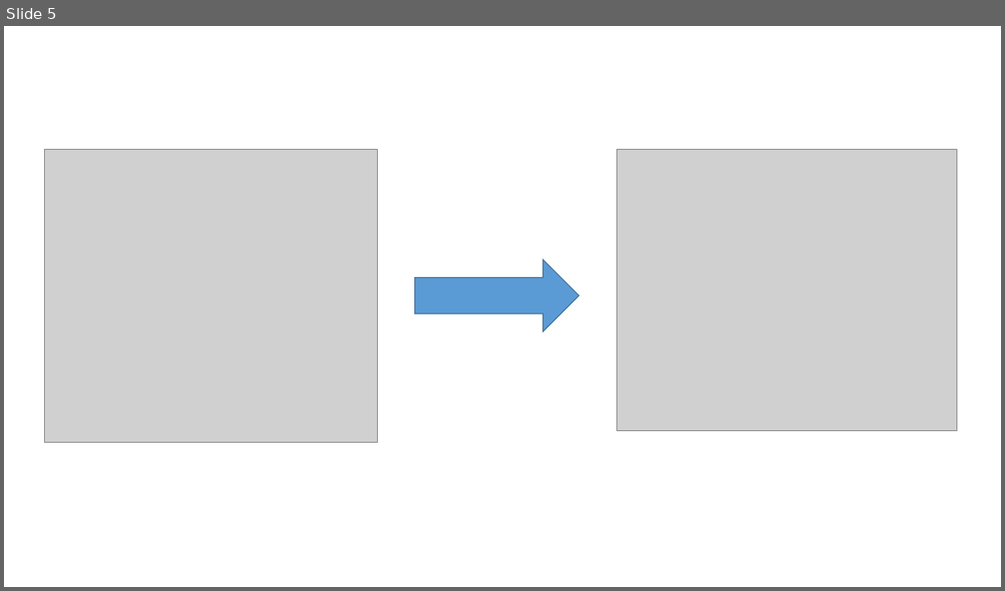
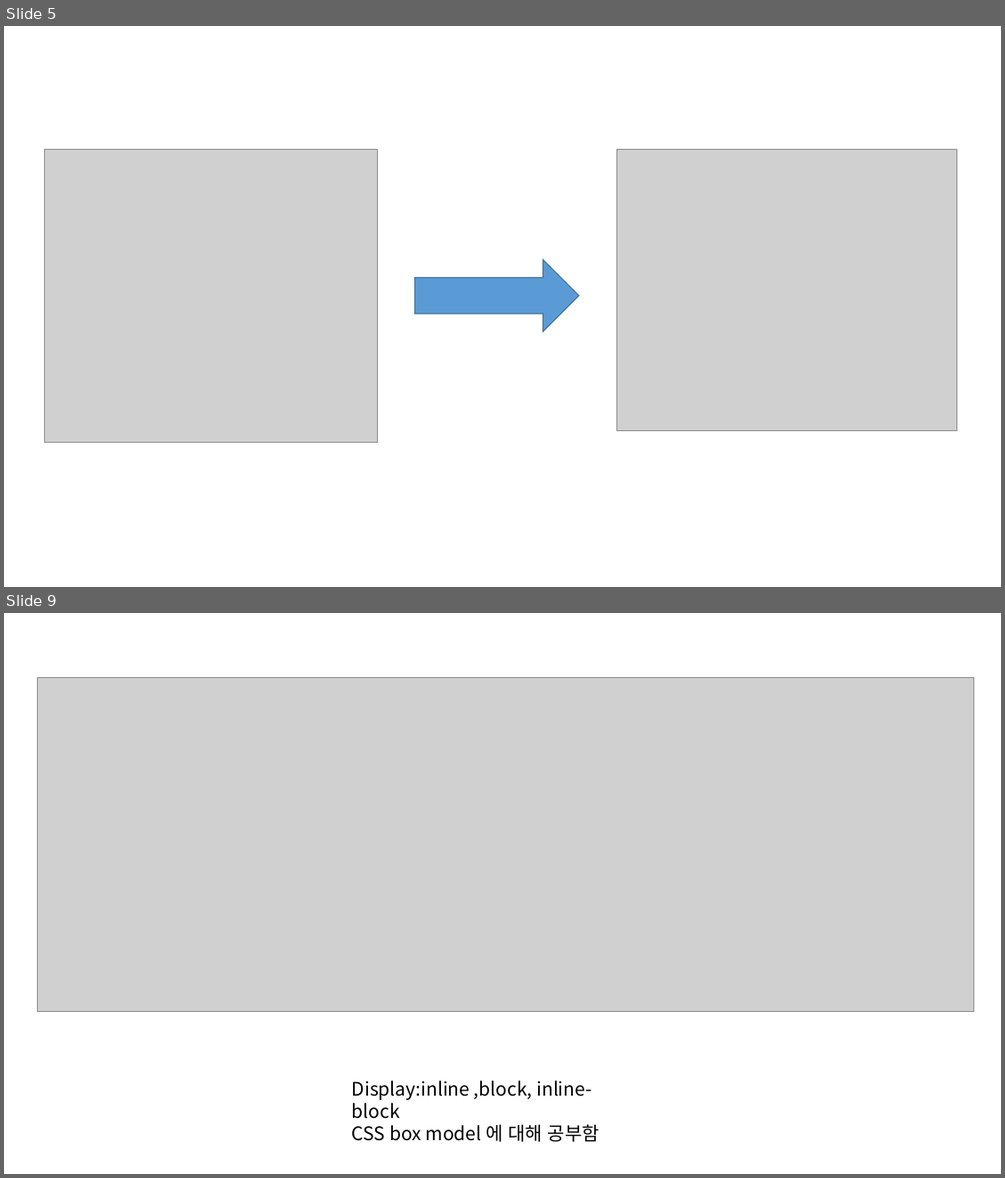
Before and after one commit to ehls1234/Coffee-web, a slide deck: 일지.pptx. Shown one above the other, each under a label of ours: slide 5 before the commit, slides 5 and 9 after it; the slides between them are not shown. The pictures are 1005x591 and 1005x1178 pixels, drawn with LibreOffice and Linux fonts; fonts in the diff are those of the drawing; grey boxes stand for pictures. Boxes give left, top, right and bottom in pixels: in the first picture for what was removed or moved away, otherwise in the second. Text is boxed around its words. In the diff, an @@ line names an element or a change of style, - is before the commit and + after.

```diff
--- a/일지.pptx
+++ b/일지.pptx
@@ slide 9 added at bbox=[4, 613, 1001, 1174], background #FFFFFF @@
@@ picture added at bbox=[38, 678, 974, 1013] @@
@@ text added at bbox=[352, 1080, 599, 1142], 18 pt, text #000000 @@
+Display:inline ,block, inline-block
+CSS box model 에 대해 공부함
```
Also in this commit, not shown: 2 other slides added.
